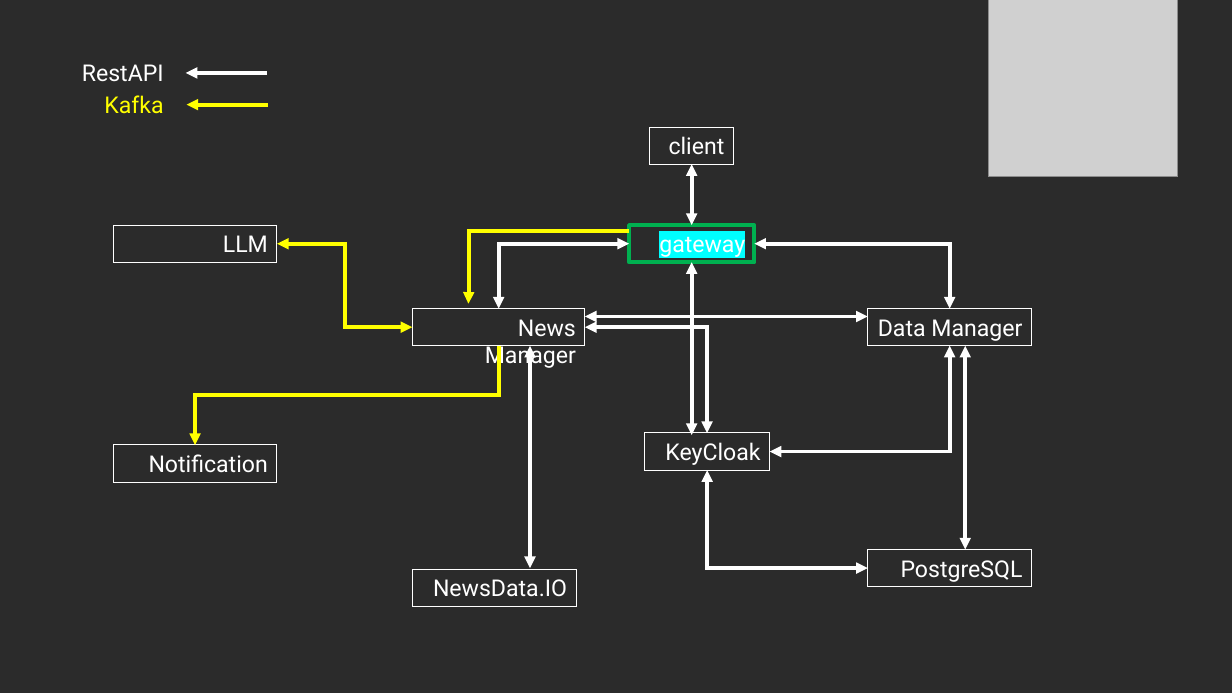
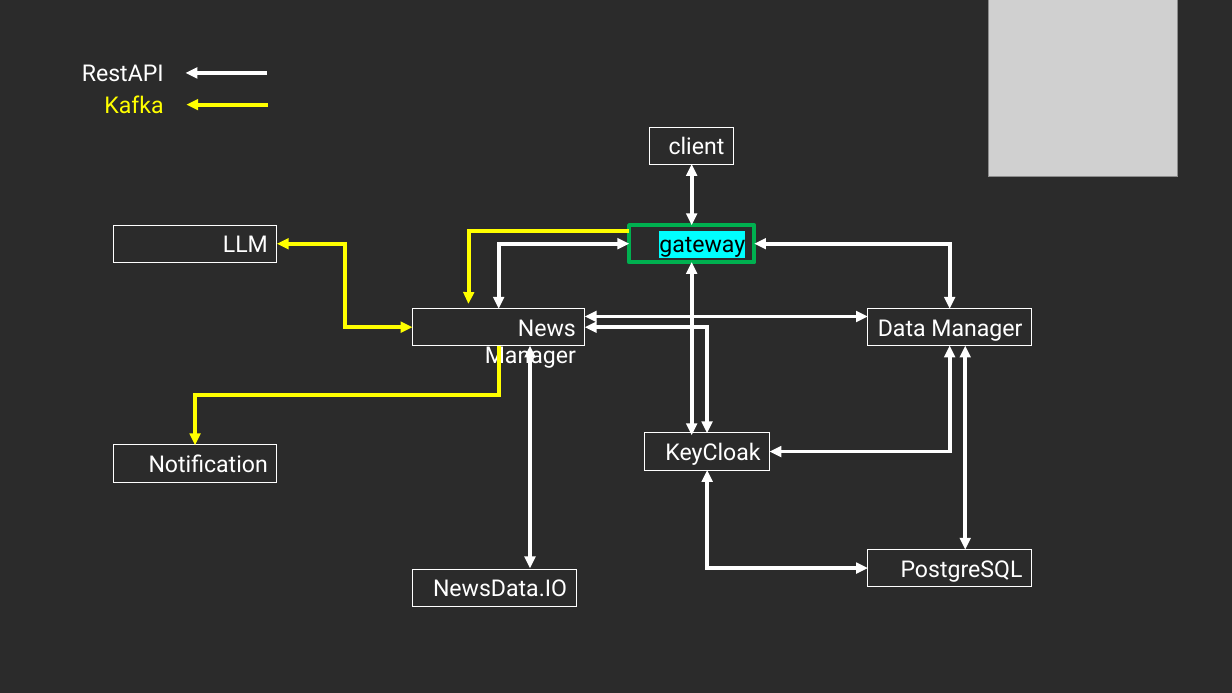
Before and after one commit to ohhanadavid/news-ai, a slide deck: slide 5 of מצגת.pptx. Drawn at 1232x693 pixels with LibreOffice and Linux fonts; fonts in the diff are those of the drawing; grey boxes stand for pictures; background and template pictures are left out; a plain dark background stands for a picture behind light text. Boxes give left, top, right and bottom in pixels: in the first picture for what was removed or moved away, otherwise in the second. Text is boxed around its words. In the diff, an @@ line names an element or a change of style, - is before the commit and + after.

```diff
--- a/מצגת.pptx
+++ b/מצגת.pptx
@@ rectangle "gateway" at <box>629,226,755,262</box>: text colour #FFFFFF to #000000 @@
```
Also in this commit, not shown: 5 other slides changed, 18 other files.
